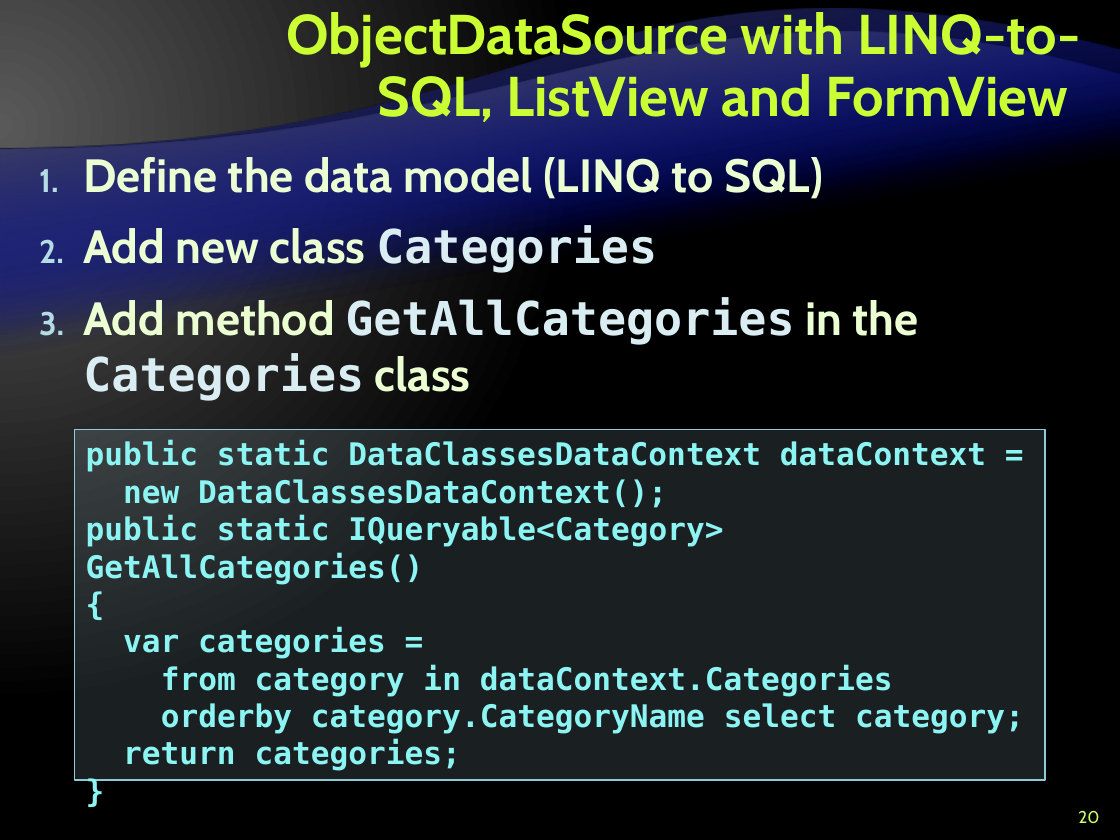
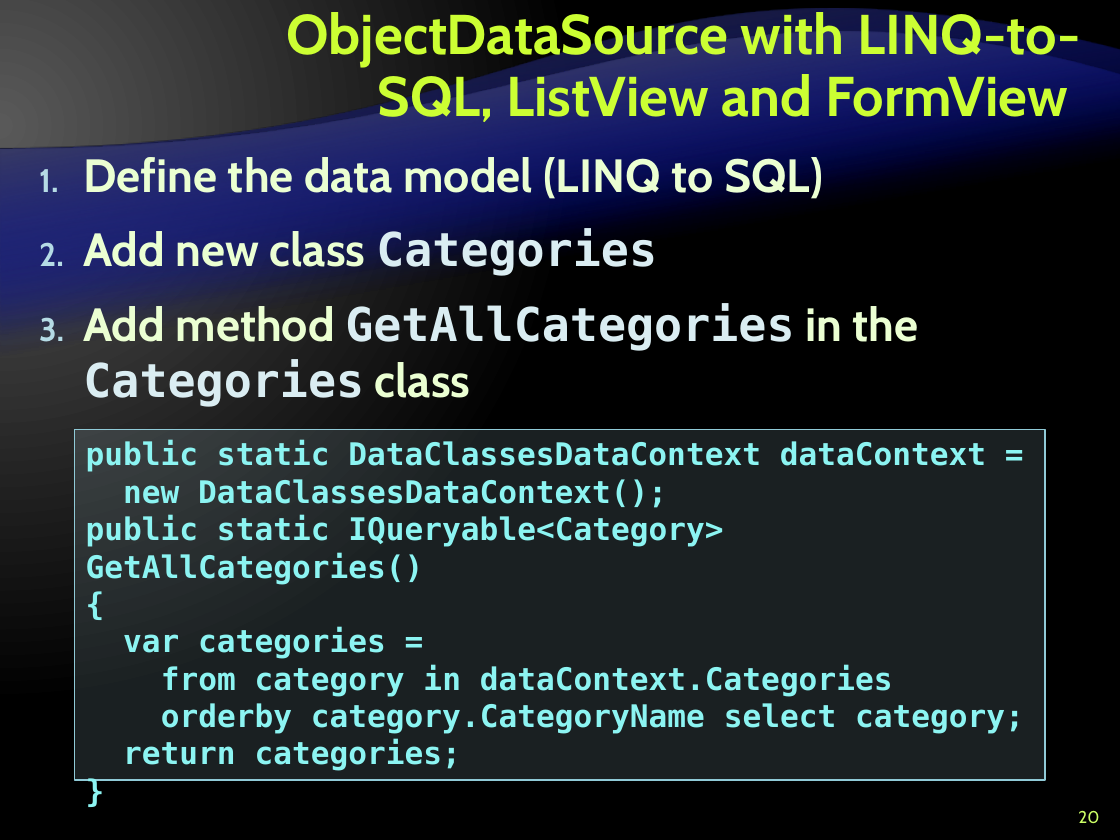
Before and after one commit to Graveheart/aspnetcourse, a slide deck: slide 20 of 2010/lectures/10. ASP.NET-and-Databases.pptx. Drawn at 1120x840 pixels with LibreOffice and Linux fonts; fonts in the diff are those of the drawing; background and template pictures are left out. Boxes give left, top, right and bottom in pixels: in the first picture for what was removed or moved away, otherwise in the second. Text is boxed around its words. In the diff, an @@ line names an element or a change of style, - is before the commit and + after.

```diff
--- a/2010/lectures/10. ASP.NET-and-Databases.pptx
+++ b/2010/lectures/10. ASP.NET-and-Databases.pptx
@@ text "Define the data model (LINQ ..." at bbox=[83, 157, 919, 407]: more space between paragraphs @@
```
Also in this commit, not shown: 3 other slides changed.
